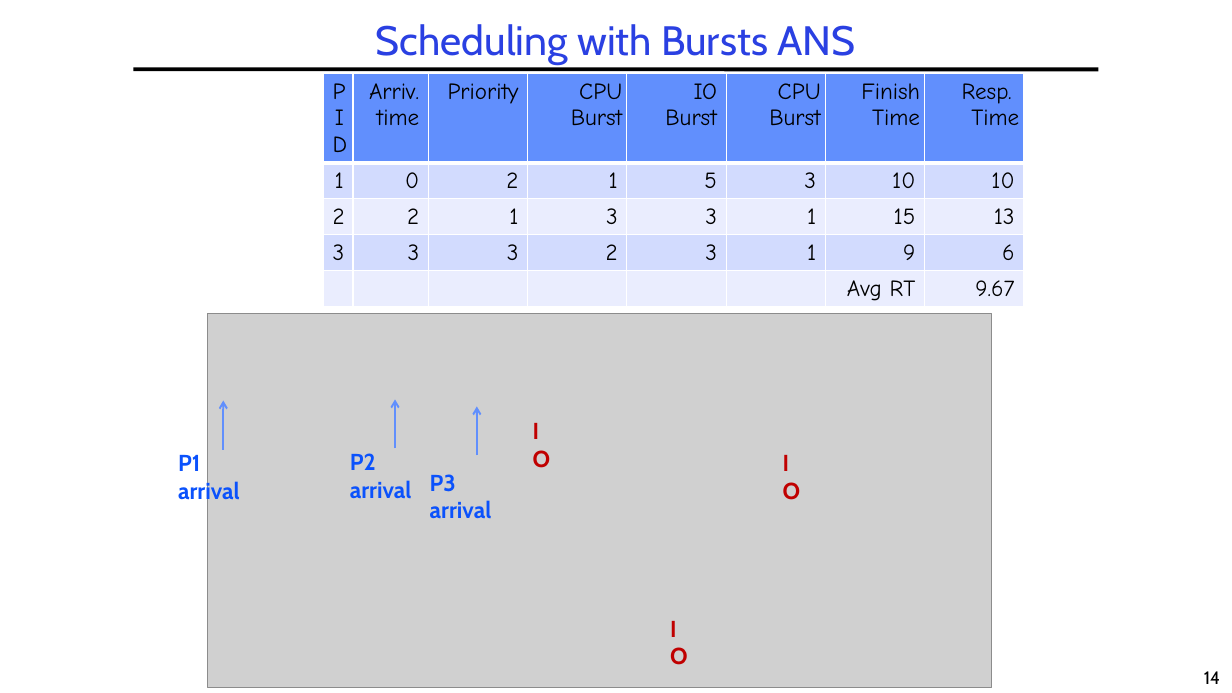
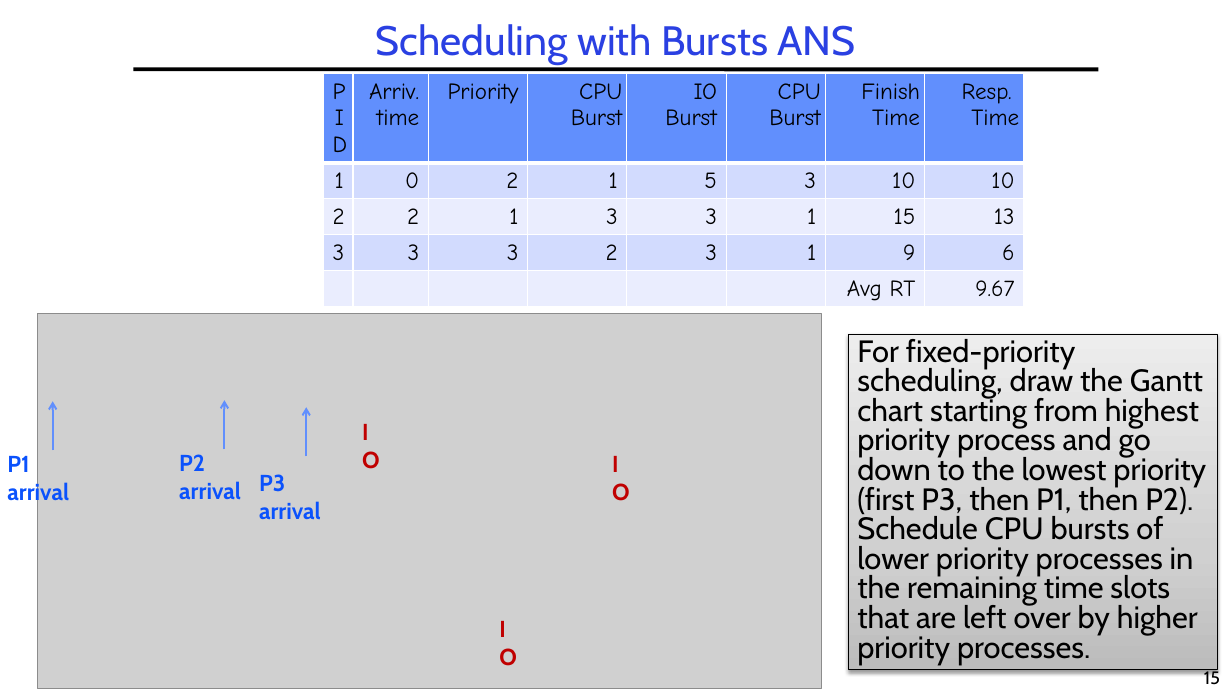
Before and after one commit to guhofstra/CSC256Fa25, a slide deck: slide 15 of PPTs/L5-Exercises ANS.pptx (slide 14 before the commit). Drawn at 1232x693 pixels with LibreOffice and Linux fonts; fonts in the diff are those of the drawing; grey boxes stand for pictures. Boxes give left, top, right and bottom in pixels: in the first picture for what was removed or moved away, otherwise in the second. Text is boxed around its words. In the diff, an @@ line names an element or a change of style, - is before the commit and + after.

```diff
--- a/PPTs/L5-Exercises ANS.pptx
+++ b/PPTs/L5-Exercises ANS.pptx
@@ text added at [857,339,1206,664], 24 pt, text #000000 @@
+For fixed-priority scheduling, draw the Gantt chart starting from highest priority process and go down to the lowest priority (first P3, then P1, then P2). Schedule CPU bursts of lower priority processes in the remaining time slots that are left over by higher priority processes.
@@ 6 texts, 3 arrows, 1 picture: place and size @@
-6 texts, 3 arrows, 1 picture at [178,313,992,689]
+6 texts, 3 arrows, 1 picture at [7,314,821,689]
@@ page number at [1204,669,1220,684]: text changed @@
-14
+15
```
Also in this commit, not shown: 7 other slides changed, 1 slide added, 3 other files.
